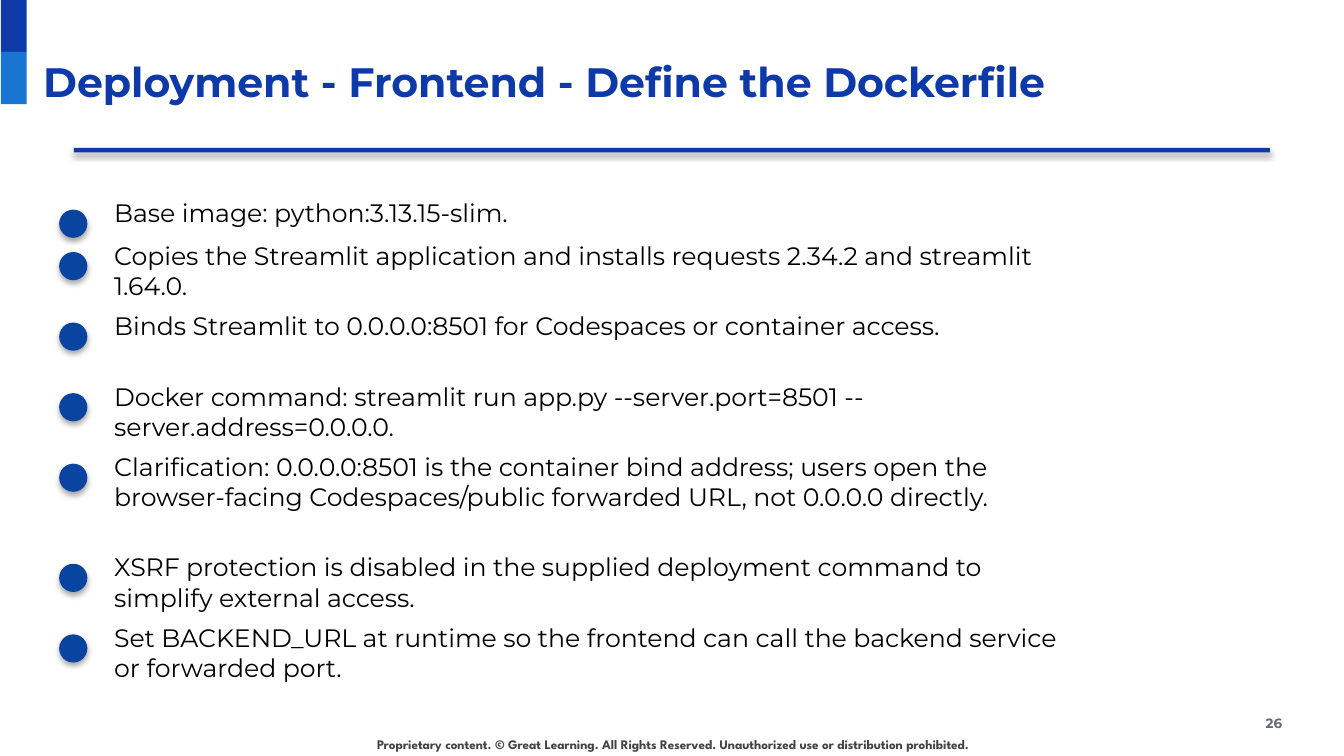
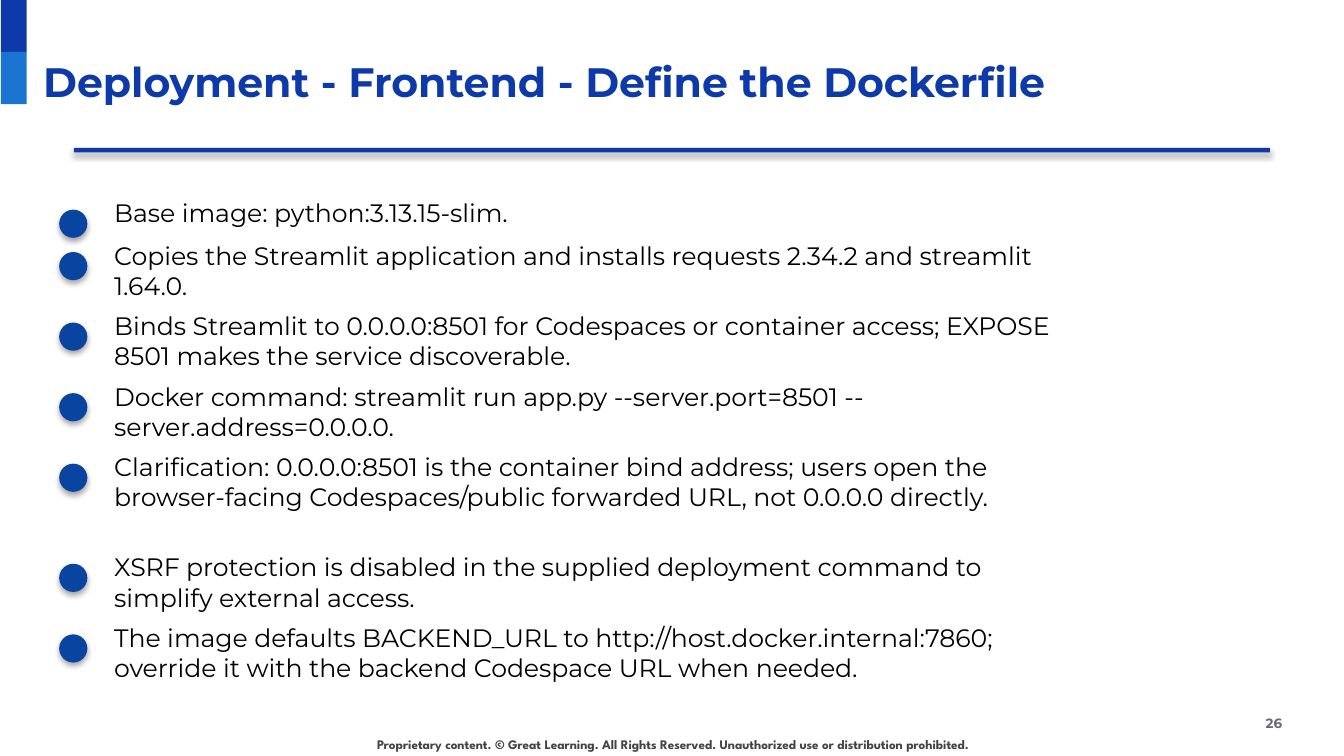
Before and after one commit to raovutukoor1/aurora-stay-qna-120-token-option, a slide deck: slide 26 of presentations/Aurora_Stays_RAG_120_Token_Option.pptx. Drawn at 1344x756 pixels with LibreOffice and Linux fonts; fonts in the diff are those of the drawing; background and template pictures are left out. Boxes give left, top, right and bottom in pixels: in the first picture for what was removed or moved away, otherwise in the second. Text is boxed around its words. In the diff, an @@ line names an element or a change of style, - is before the commit and + after.

Commit message:
Update 120-token deployment slides with Codespaces validation

```diff
--- a/presentations/Aurora_Stays_RAG_120_Token_Option.pptx
+++ b/presentations/Aurora_Stays_RAG_120_Token_Option.pptx
@@ text at (114, 316, 1050, 365): text changed @@
-Binds Streamlit to 0.0.0.0:8501 for Codespaces or container access.
+Binds Streamlit to 0.0.0.0:8501 for Codespaces or container access; EXPOSE 8501 makes the service discoverable.
@@ text at (114, 625, 992, 682): text changed @@
-Set BACKEND_URL at runtime so the frontend can call the backend service or forwarded port.
+The image defaults BACKEND_URL to http://host.docker.internal:7860; override it with the backend Codespace URL when needed.
```
Also in this commit, not shown: 21 other slides changed, 1 other file.
